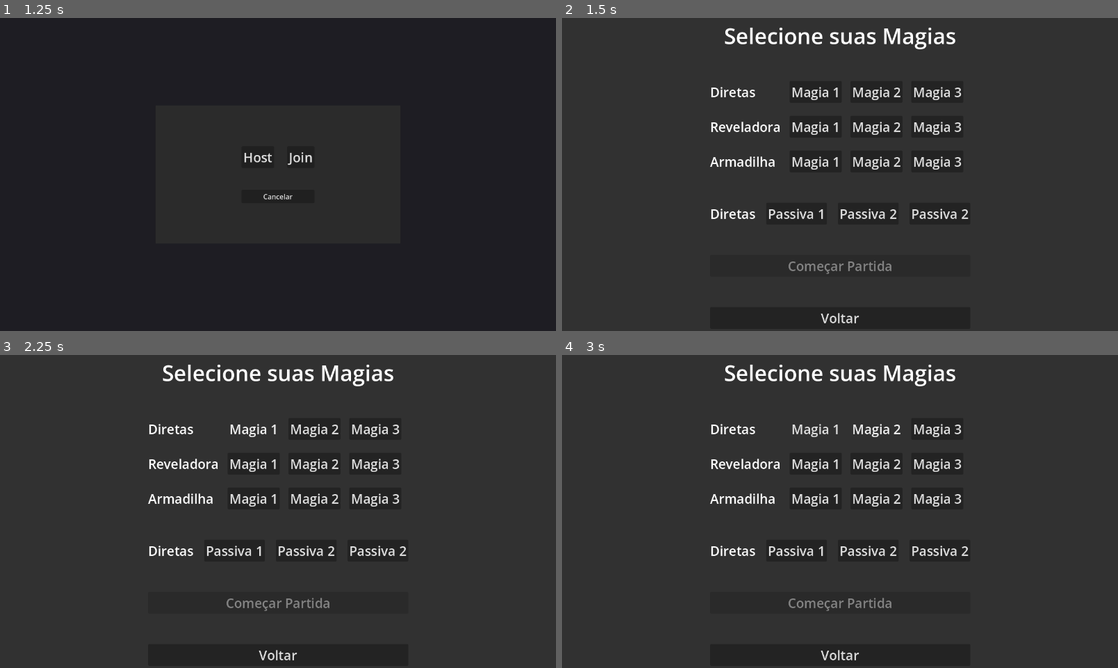
Above: before the commit, frames 1-4 (two rows, left to right).
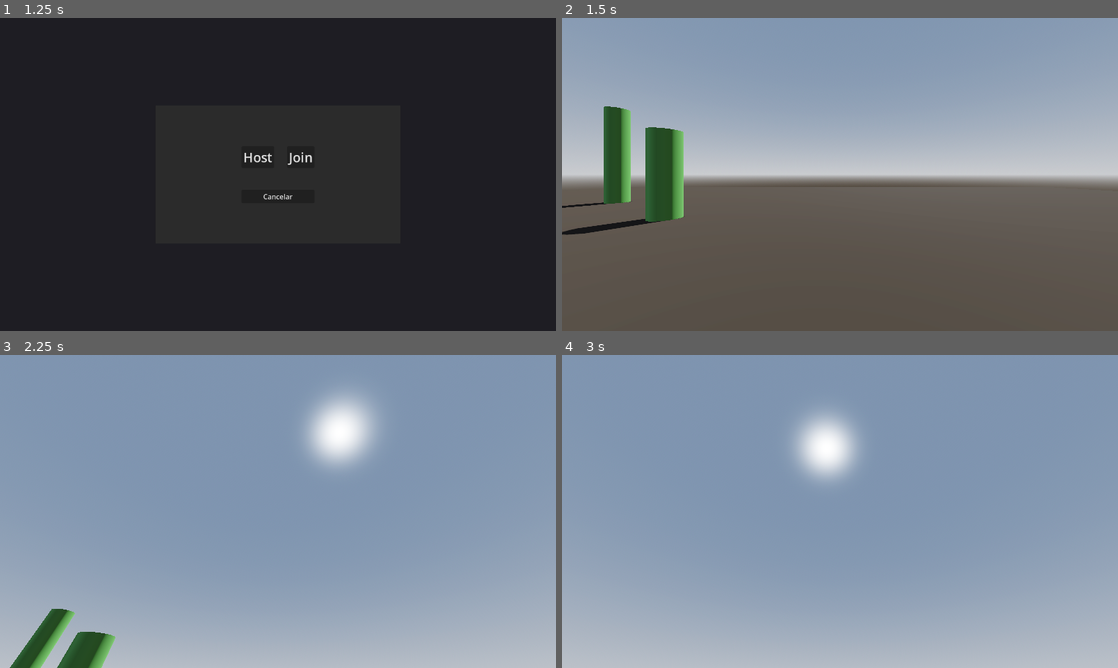
Above: after the commit, the same moments.

Repository: Isaaa43/Saudavel-e-Balanceado
Game: Godot game, scene res://cenas/main_game.tscn
The game is run twice, just before and just after one commit, with the same random seed, the same clock (stepped at 60 frames per second) and the same inputs.
Inputs (mouse positions are in pixels of both pictures, inside the frame that each line leads up to):
- Up to frame 1 (1.25 s): click "Jogar" at 0.5 s
- Up to frame 2 (1.5 s): click "Host" at 1.25 s
- Up to frame 3 (2.25 s): click (255, 430) at 2 s, where only the run before the commit has a clickable "Magia 1"
- Up to frame 4 (3 s): click (878, 430) at 2.75 s, where only the run before the commit has a clickable "Magia 2"

Frame 1 is identical in both runs. In frame 2, 99% of the frame differs, in the area x 0-100%, y 0-100%; in frame 3, 100%; in frame 4, 100%.

Commit message:
menu inicial: networking adicionado
adicionado funcionalidade de networking no menu

Diff:
--- a/luta-magos/scripts/menus/menu_inicial.gd
+++ b/luta-magos/scripts/menus/menu_inicial.gd
@@ -17,10 +17,13 @@
 	panel_jogar.hide()
 	ui.show()
 
-
 func _on_button_host_pressed() -> void:
-	TrocaCenaTemp.go_to_menu_partida()
+	TrocaCenaTemp.Network.create_server()
+	#TrocaCenaTemp.go_to_menu_partida()
+	TrocaCenaTemp.go_to_game()
 
 
 func _on_button_join_pressed() -> void:
-	TrocaCenaTemp.go_to_menu_partida()
+	TrocaCenaTemp.Network.create_client()
+	#TrocaCenaTemp.go_to_menu_partida()
+	TrocaCenaTemp.go_to_game()
